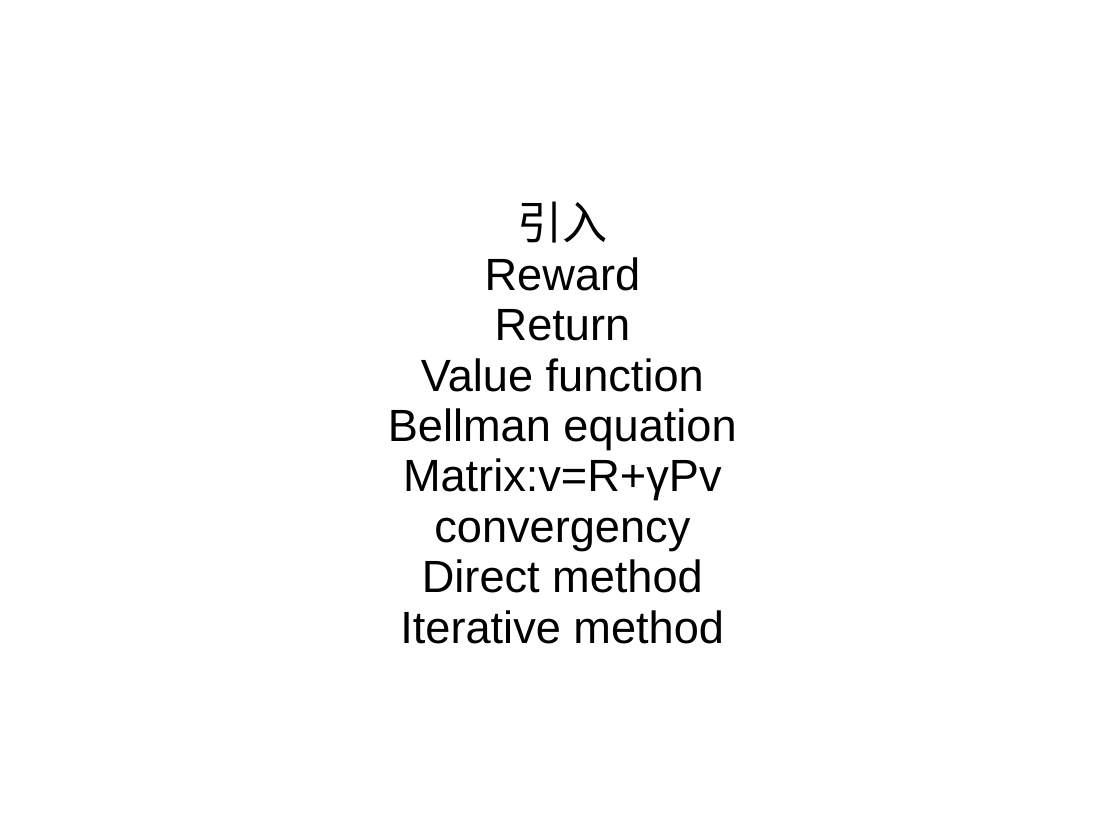
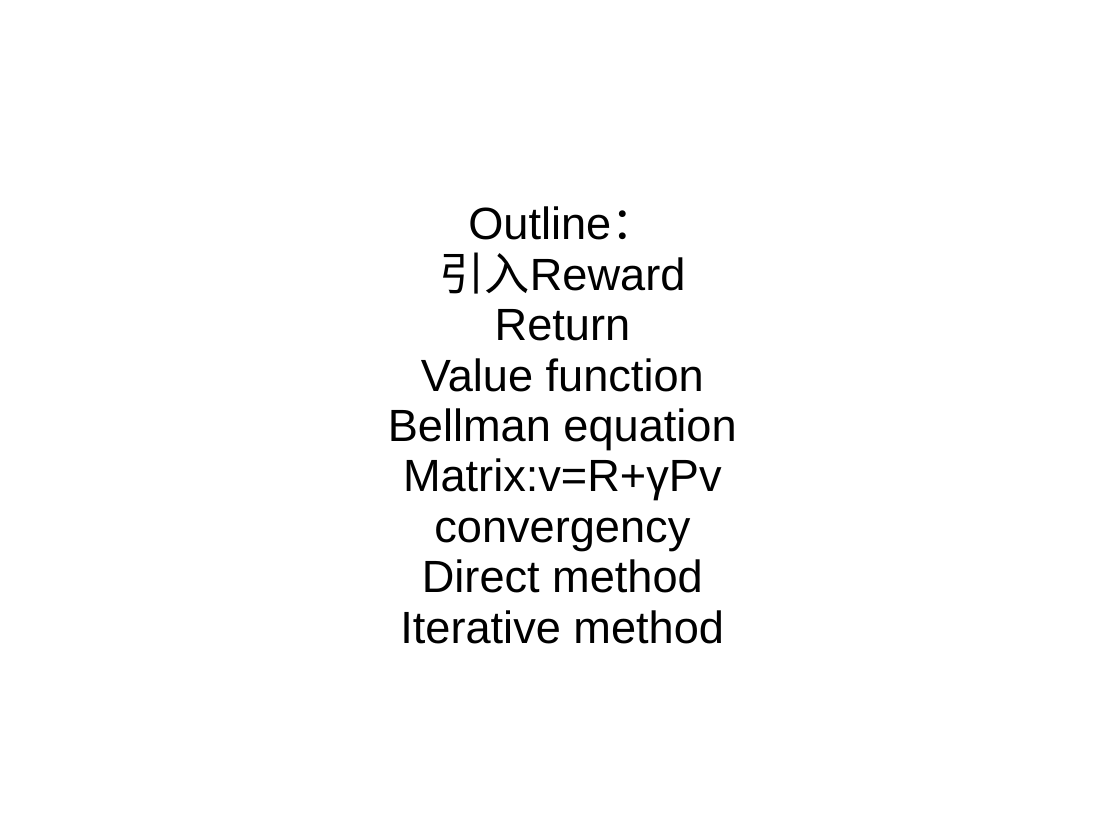
Before and after one commit to GarfieldF/RL_Course-slides_hw, a slide deck: slide 4 of DAY2/lecture2.pptx (slide 3 before the commit). Drawn at 1120x840 pixels with LibreOffice and Linux fonts; fonts in the diff are those of the drawing. Boxes give left, top, right and bottom in pixels: in the first picture for what was removed or moved away, otherwise in the second. Text is boxed around its words. In the diff, an @@ line names an element or a change of style, - is before the commit and + after.

```diff
--- a/DAY2/lecture2.pptx
+++ b/DAY2/lecture2.pptx
@@ text at <box>439,206,685,294</box>: text changed @@
-引入
-Reward
+Outline：
+引入Reward
```
Also in this commit, not shown: 1 other slide changed, 46 slides added, 3 other files.
